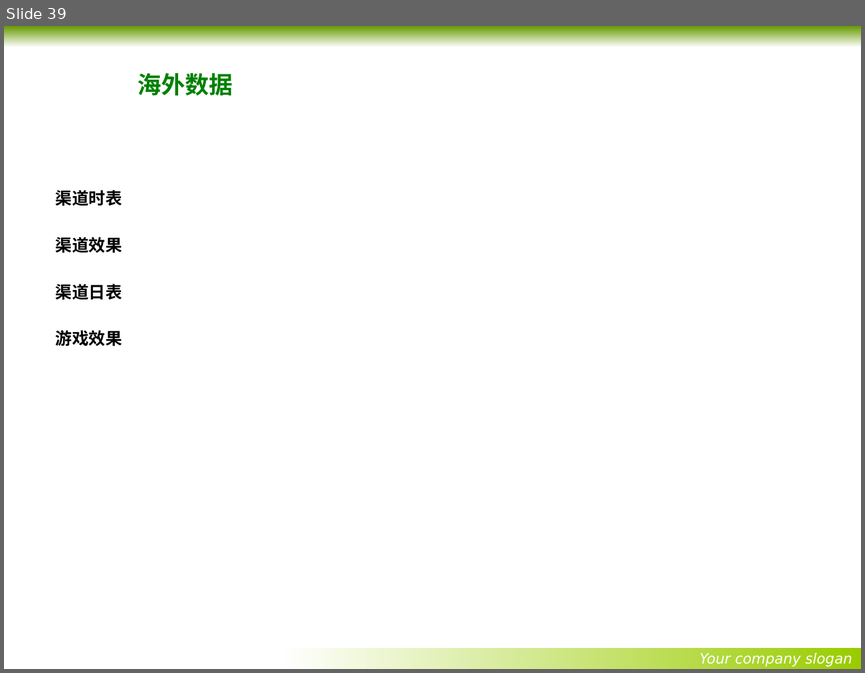
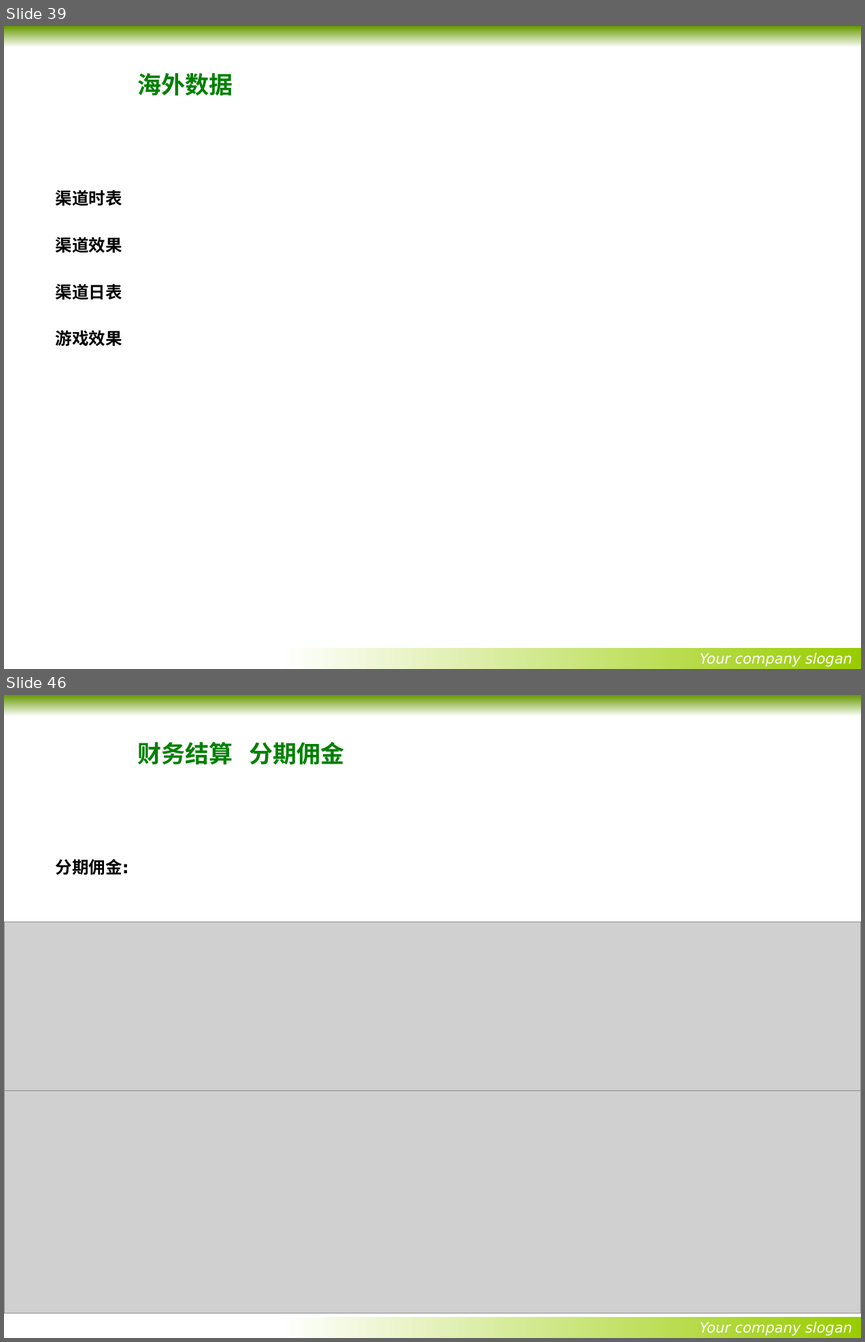
Before and after one commit to wangxiqunlucky/x-mind, a slide deck: youyun/优云项目讲解内容-最终正式版.pptx. Shown one above the other, each under a label of ours: slide 39 before the commit, slides 39 and 46 after it; the slides between them are not shown. The pictures are 865x673 and 865x1342 pixels, drawn with LibreOffice and Linux fonts; fonts in the diff are those of the drawing; grey boxes stand for pictures; background and template pictures are left out. Boxes give left, top, right and bottom in pixels: in the first picture for what was removed or moved away, otherwise in the second. Text is boxed around its words. In the diff, an @@ line names an element or a change of style, - is before the commit and + after.

```diff
--- a/youyun/优云项目讲解内容-最终正式版.pptx
+++ b/youyun/优云项目讲解内容-最终正式版.pptx
@@ slide 46 added at [4, 695, 861, 1338], background picture (left out); not listed: 2 template elements that a slide beside it also shows @@
@@ title added at [137, 742, 344, 764], 20 pt, text #008000, bold @@
+财务结算 分期佣金
@@ text added at [56, 859, 129, 875], 14 pt, text #000000, bold @@
+分期佣金:
@@ picture added at [4, 922, 861, 1091] @@
@@ picture added at [4, 1091, 861, 1312] @@
```
Also in this commit, not shown: 1 slide changed, 15 other slides added, 7 slides removed, 1 other file.
